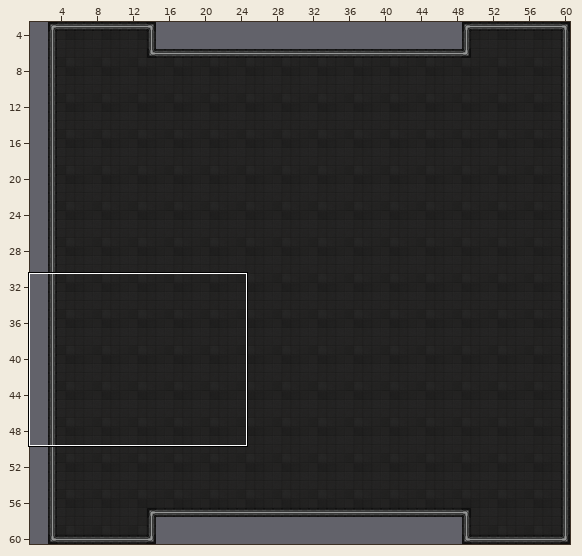
A Tiled map gets an edit: Momo/TestGame/TestGameContent/maps/test_arena/test_arena.tmx. Above, an overview of the earlier version with the close-up marked.
Close-up. Earlier state:
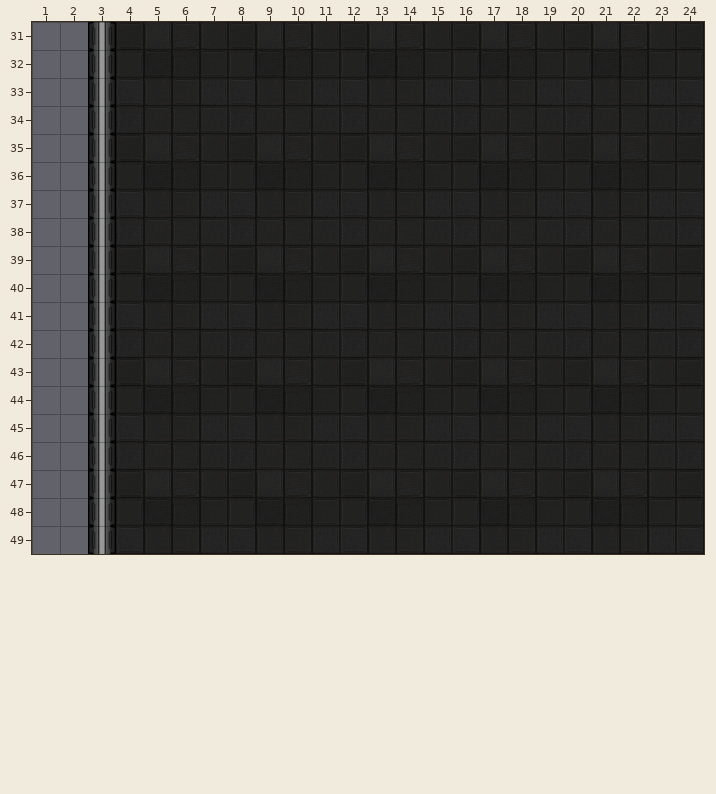
Cells are 32x32 px. Shown: x 1..24, y 31..49. The commit also changed other parts of the map, which this record leaves out.
Once edited:
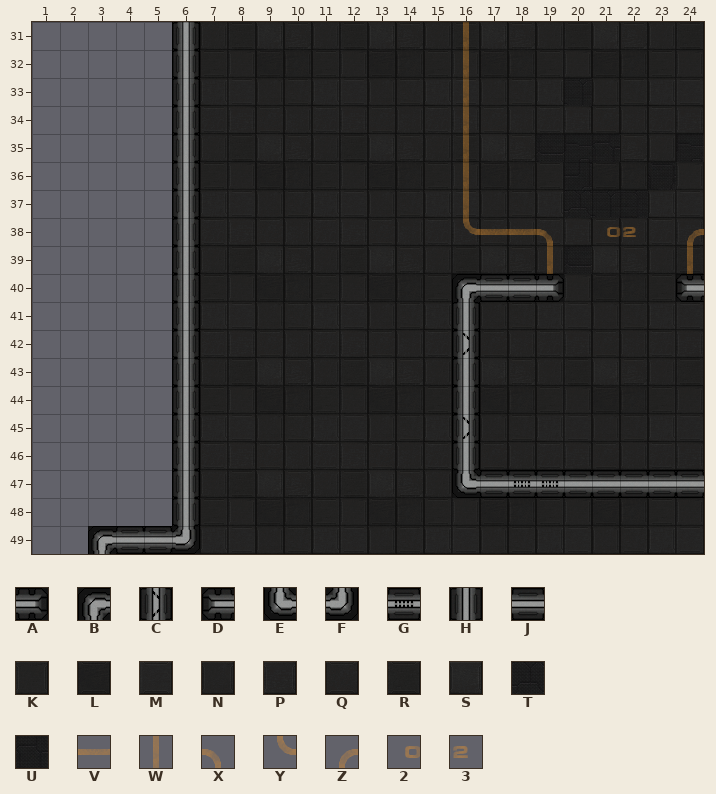
Key: from "ceiling": A 0, B 2, C 4, D 9, E 10, F 11, G 12, H 20, J 28; from "livingquaters": K 76, L 77, M 92, N 93, P 108, Q 109, R 124, S 125, T 140, U 174; from "text": V 8, W 9, X 10, Y 12, Z 13, 2 18, 3 19.
_ is an empty cell.
Tiles of an added or newly shown layer are drawn over the layers below it.
What changed:
Layer "Floor":
Tile H gives way to one hidden under a higher layer in row 49 at x 3.
Tile M gives way to tile T in row 37 at x 20.
Tile S gives way to tile U in row 35 at x 21.
Tile H is gone in rows 31 to 48 at x 3.
Tile K is gone in row 32 at x 4; in row 36 at x 4; in row 40 at x 4; in row 44 at x 4; in row 48 at x 4.
Tile L is gone in row 32 at x 5; in row 36 at x 5; in row 40 at x 5; in row 44 at x 5; in row 48 at x 5.
Tile M is gone in row 33 at x 4; in row 37 at x 4; in row 41 at x 4; in row 45 at x 4.
Tile N is gone in row 33 at x 5; in row 37 at x 5; in row 41 at x 5; in row 45 at x 5.
Tile P is gone in row 34 at x 4; in row 38 at x 4; in row 42 at x 4; in row 46 at x 4.
Tile Q is gone in row 34 at x 5; in row 38 at x 5; in row 42 at x 5; in row 46 at x 5.
Tile R is gone in row 31 at x 4; in row 35 at x 4; in row 39 at x 4; in row 43 at x 4; in row 47 at x 4.
Tile S is gone in row 31 at x 5; in row 35 at x 5; in row 39 at x 5; in row 43 at x 5; in row 47 at x 5.
Layer "Decals" (added):
The edit adds tile 2 in row 38 at x 21.
The edit adds tile 3 in row 38 at x 22.
The edit adds tile V in row 38 at x 17 to 18.
The edit adds tile W in rows 31 to 37 at x 16; in row 39 at x 19 and 24.
The edit adds tile X in row 38 at x 19.
The edit adds tile Y in row 38 at x 16.
The edit adds tile Z in row 38 at x 24.
Layer "Walls" (now shown):
The edit adds tile A in row 40 at x 19.
The edit adds tile B in row 40 at x 16; in row 49 at x 3.
The edit adds tile C in row 42 at x 16; in row 45 at x 16.
The edit adds tile D in row 40 at x 24.
The edit adds tile E in row 47 at x 16.
The edit adds tile F in row 49 at x 6.
The edit adds tile G in row 47 at x 18 to 19.
The edit adds tile H in rows 31 to 40 at x 6; in row 41 at x 6 and 16; in row 42 at x 6; in rows 43 to 44 at x 6 and 16; in row 45 at x 6; in row 46 at x 6 and 16.
The edit adds tile H in rows 47 to 48 at x 6.
The edit adds tile J in row 40 at x 17 to 18; in row 47 at x 17 and 20 to 24; in row 49 at x 4 to 5.
Changed places in both close-ups, as pixel boxes (x1, y1, x2, y2):
changed: (88, 22, 200, 554)
changed: (452, 22, 704, 498)
